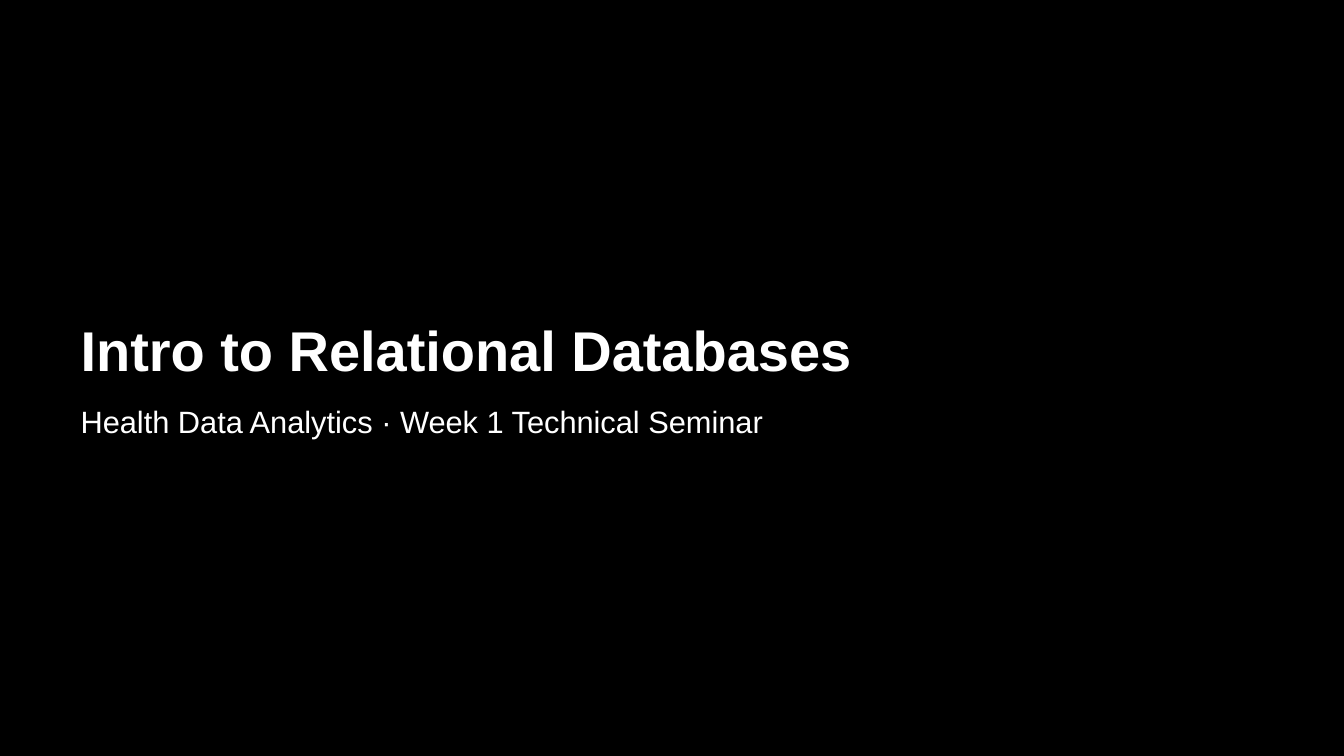
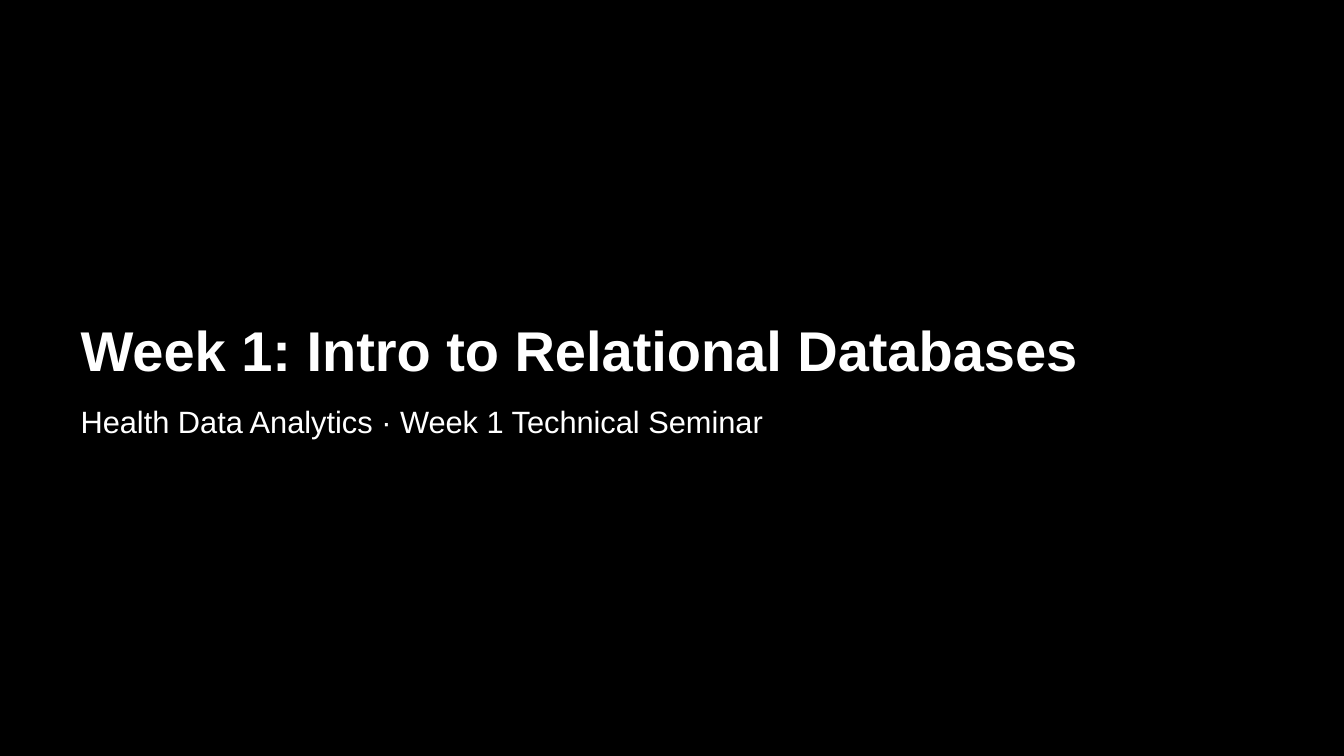
Before and after one commit to andrewcistola/Advanced-Data-Analytics-for-Health-Professionals, a slide deck: slide 1 of technical-seminars/week01_relational_databases.pptx. Drawn at 1344x756 pixels with LibreOffice and Linux fonts; fonts in the diff are those of the drawing. Boxes give left, top, right and bottom in pixels: in the first picture for what was removed or moved away, otherwise in the second. Text is boxed around its words. In the diff, an @@ line names an element or a change of style, - is before the commit and + after.

```diff
--- a/technical-seminars/week01_relational_databases.pptx
+++ b/technical-seminars/week01_relational_databases.pptx
@@ title at <box>81,330,1077,372</box>: text changed @@
-Intro to Relational Databases
+Week 1: Intro to Relational Databases
```
Also in this commit, not shown: 43 other files.
